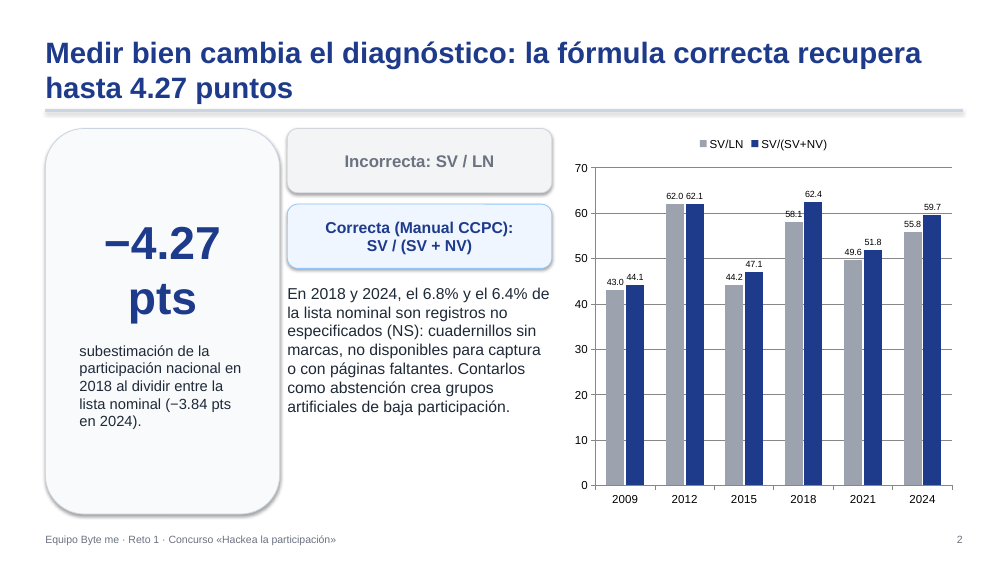
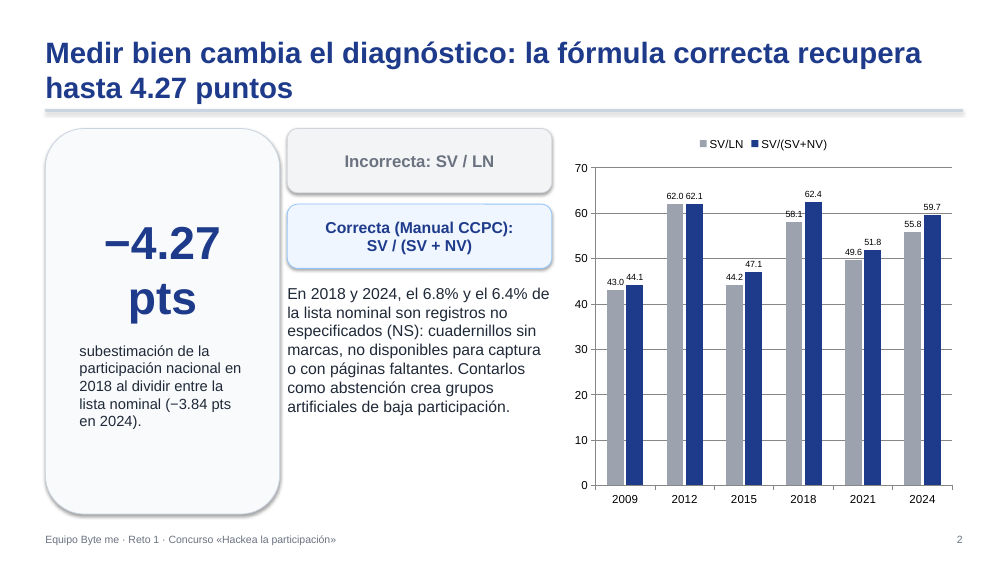
Before and after one commit to Johanan1113/Hackaton_INE_byte_me, a slide deck: slide 2 of entrega_ByteMe_Reto1/Presentacion_Ejecutiva_ByteMe.pptx. Drawn at 1008x567 pixels with LibreOffice and Linux fonts; fonts in the diff are those of the drawing. Boxes give left, top, right and bottom in pixels: in the first picture for what was removed or moved away, otherwise in the second. Text is boxed around its words. In the diff, an @@ line names an element or a change of style, - is before the commit and + after.

```diff
--- a/entrega_ByteMe_Reto1/Presentacion_Ejecutiva_ByteMe.pptx
+++ b/entrega_ByteMe_Reto1/Presentacion_Ejecutiva_ByteMe.pptx
@@ column chart at (567,129,960,514) @@
@@ bar spacing changed @@
```
Also in this commit, not shown: 7 other slides changed, 26 other files.
